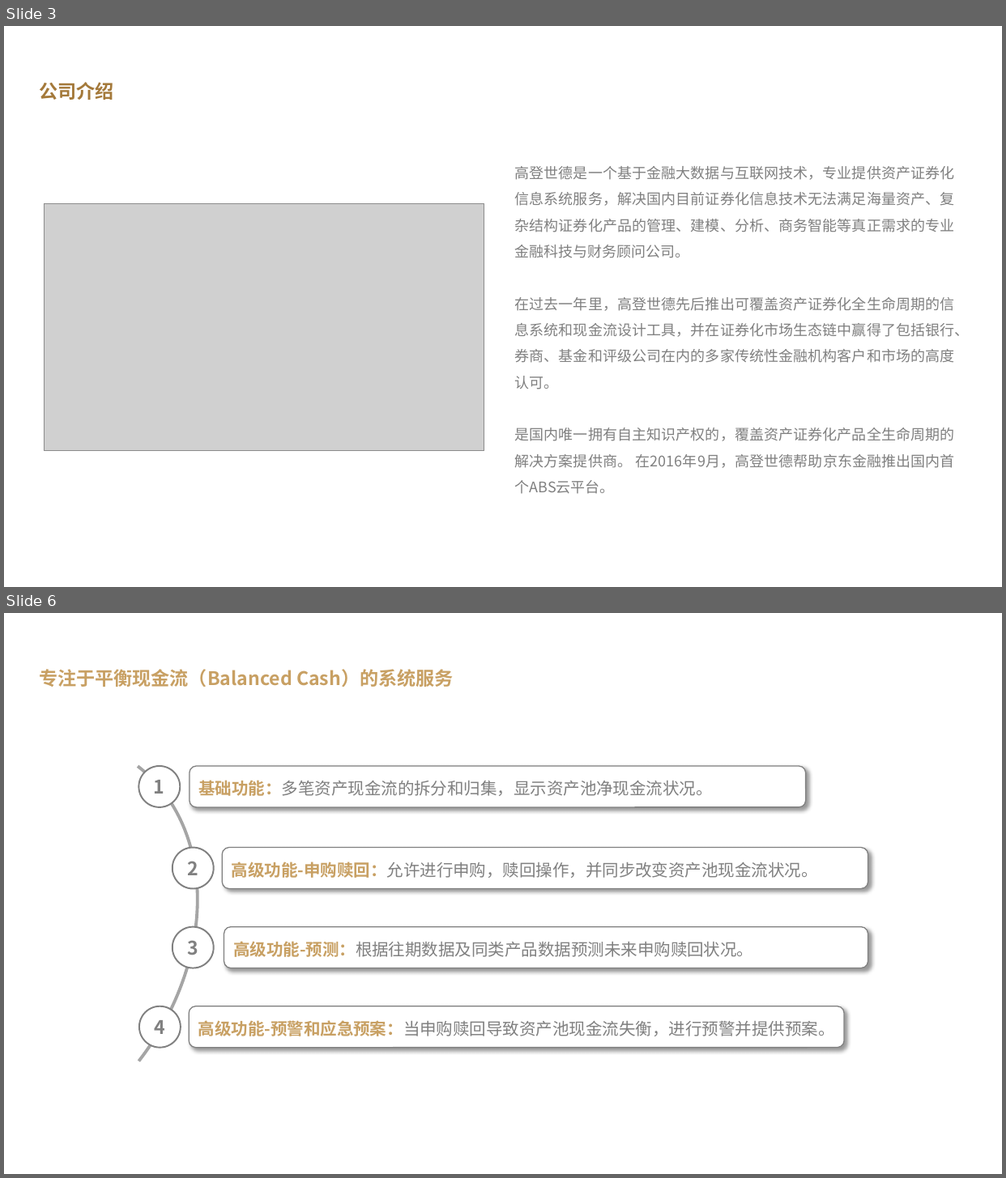
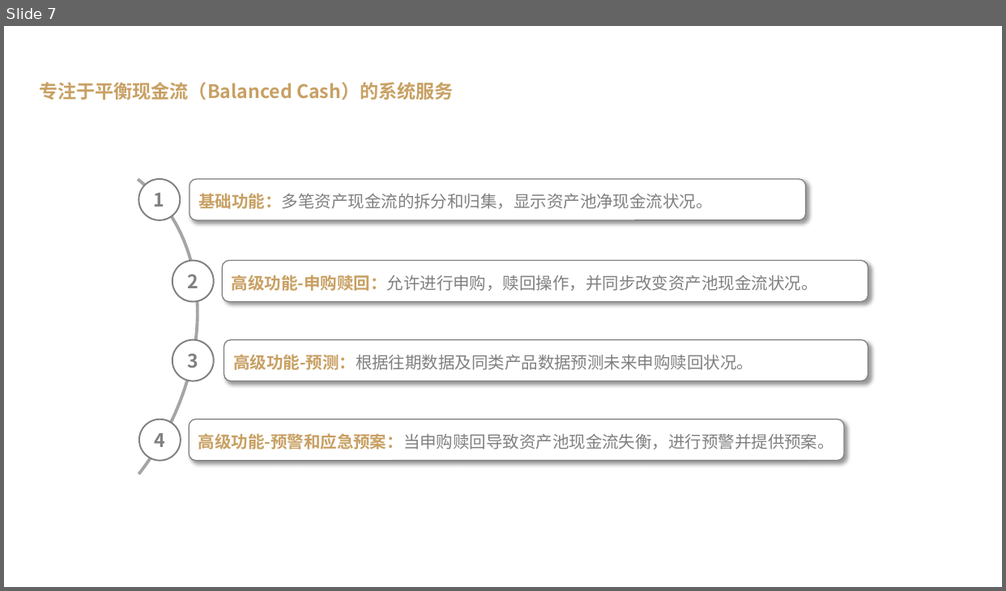
Before and after one commit to Gnnnn/Graduation-project, a slide deck: 答辩演示/肖晓珂14123112.pptx. Shown one above the other, each under a label of ours: slides 3 and 6 before the commit, slide 7 after it; the slides between them are not shown. The pictures are 1006x1178 and 1006x591 pixels, drawn with LibreOffice and Linux fonts; fonts in the diff are those of the drawing; grey boxes stand for pictures; background and template pictures are left out. Boxes give left, top, right and bottom in pixels: in the first picture for what was removed or moved away, otherwise in the second. Text is boxed around its words. In the diff, an @@ line names an element or a change of style, - is before the commit and + after.

```diff
--- a/答辩演示/肖晓珂14123112.pptx
+++ b/答辩演示/肖晓珂14123112.pptx
@@ slide 3 removed at <box>4,26,1002,587</box>, background #FFFFFF @@
@@ text removed at <box>39,82,113,100</box> @@
-公司介绍
@@ text removed at <box>515,166,970,494</box> @@
-高登世德是一个基于金融大数据与互联网技术，专业提供资产证券化信息系统服务，解决国内目前证券化信息技术无法满足海量资产、复杂结构证券化产品的管理、建模、分析、商务智能等真正需求的专业金融科技与财务顾问公司。
-在过去一年里，高登世德先后推出可覆盖资产证券化全生命周期的信息系统和现金流设计工具，并在证券化市场生态链中赢得了包括银行、券商、基金和评级公司在内的多家传统性金融机构客户和市场的高度认可。
-是国内唯一拥有自主知识产权的，覆盖资产证券化产品全生命周期的解决方案提供商。 在2016年9月，高登世德帮助京东金融推出国内首个ABS云平台。
@@ picture removed at <box>44,203,484,451</box> @@
@@ what was slide 6 is now slide 7 @@
```
Also in this commit, not shown: 5 slides changed, 3 slides added, 1 other slide removed, 17 other files.
